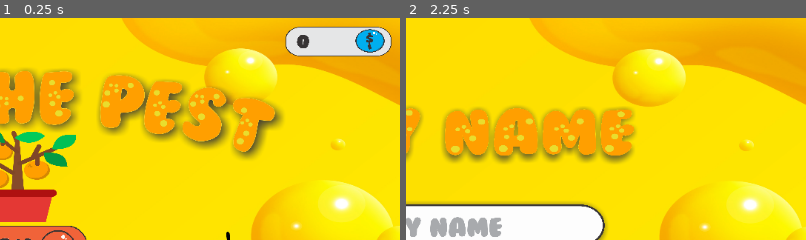
Above: before the commit, frames 1-2 (left to right).
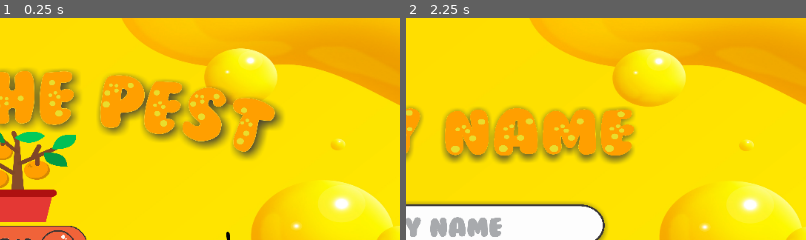
Above: after the commit, the same moments.

Repository: AryaRamadhan24/PPL
Game: Godot game, scene res://scene/Main Menu.tscn
Two runs of this game, one before a commit and one after it. Both use one fixed random seed, a clock stepped at 60 frames per second and the inputs below.
Inputs (mouse positions are % of the whole screen's width and height, from its top left):
- Up to frame 1 (0.25 s): no input
- Up to frame 2 (2.25 s): click (51, 55) at 0.5 s; click (90, 93) at 1.25 s; click (51, 55) at 2 s
The pictures show only the part of the screen within x 49-99%, y 2-52%; the shares and areas given below are measured in that part.

The runs differ from the first frame. In frame 1, 3.5% of the frame differs, in the area x 71-98%, y 3-18%; in frame 2, nothing differs.
Error before the commit: Attempt to call function 'hide' in base 'null instance' on a null instance. (res://script/Main)

Commit message:
Update: quit pop-up, and unresizeable window

Diff:
--- a/PPL_Kill The Pest/project.godot
+++ b/PPL_Kill The Pest/project.godot
@@ -19,9 +19,14 @@
 run/main_scene="res://scene/Main Menu.tscn"
 config/icon="res://icon.png"
 
+[autoload]
+
+Db="*res://script/lib/package_darkun7/db.gd"
+
 [display]
 
 window/size/width=1080
+window/size/resizable=false
 
 [input]
 
--- a/PPL_Kill The Pest/scene/Main Menu.tscn
+++ b/PPL_Kill The Pest/scene/Main Menu.tscn
@@ -11,6 +11,9 @@
 [ext_resource path="res://element/help.png" type="Texture" id=9]
 [ext_resource path="res://element/tanaman.png" type="Texture" id=10]
 [ext_resource path="res://script/Main Menu.gd" type="Script" id=11]
+[ext_resource path="res://element/no.png" type="Texture" id=12]
+[ext_resource path="res://element/pop up exit.png" type="Texture" id=13]
+[ext_resource path="res://element/yes.png" type="Texture" id=14]
 
 [node name="Main Menu" type="Node2D"]
 script = ExtResource( 11 )
@@ -31,6 +34,7 @@
 texture = ExtResource( 10 )
 
 [node name="Sprite2" type="Sprite" parent="."]
+visible = false
 position = Vector2( 983.346, 44.0639 )
 scale = Vector2( 0.0451422, 0.0359619 )
 texture = ExtResource( 4 )
@@ -90,6 +94,37 @@
 __meta__ = {
 "_edit_use_anchors_": false
 }
+
+[node name="pop up exit" type="Sprite" parent="."]
+visible = false
+position = Vector2( 548.442, 405.79 )
+scale = Vector2( 0.212284, 0.212284 )
+texture = ExtResource( 13 )
+
+[node name="btn_yes" type="TextureButton" parent="pop up exit"]
+margin_left = -1304.63
+margin_top = 202.967
+margin_right = -402.635
+margin_bottom = 519.967
+texture_normal = ExtResource( 14 )
+expand = true
+__meta__ = {
+"_edit_use_anchors_": false
+}
+
+[node name="btn_no" type="TextureButton" parent="pop up exit"]
+margin_left = 404.679
+margin_top = 202.967
+margin_right = 1306.68
+margin_bottom = 519.967
+texture_normal = ExtResource( 12 )
+expand = true
+__meta__ = {
+"_edit_use_anchors_": false
+}
 [connection signal="pressed" from="button/help" to="." method="_on_help_pressed"]
 [connection signal="pressed" from="button/play" to="." method="_on_play_pressed"]
 [connection signal="pressed" from="button/about" to="." method="_on_about_pressed"]
+[connection signal="button_up" from="button/exit" to="." method="_on_exit_button"]
+[connection signal="button_up" from="pop up exit/btn_yes" to="." method="_exit_yes"]
+[connection signal="button_up" from="pop up exit/btn_no" to="." method="_exit_no"]
Not shown: 1 places in PPL_Kill The Pest/scene/Main Menu.tscn that only renumber resources
